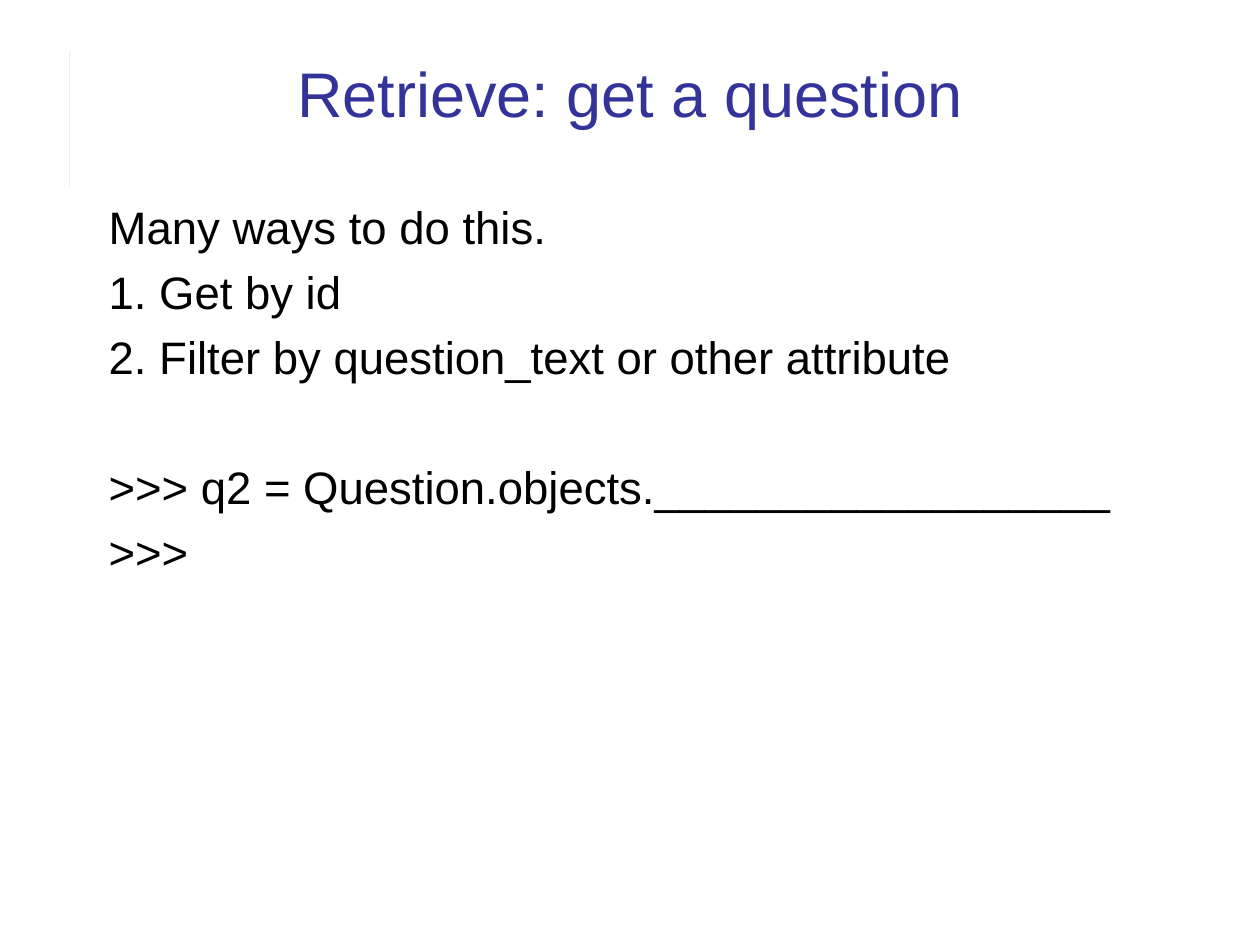
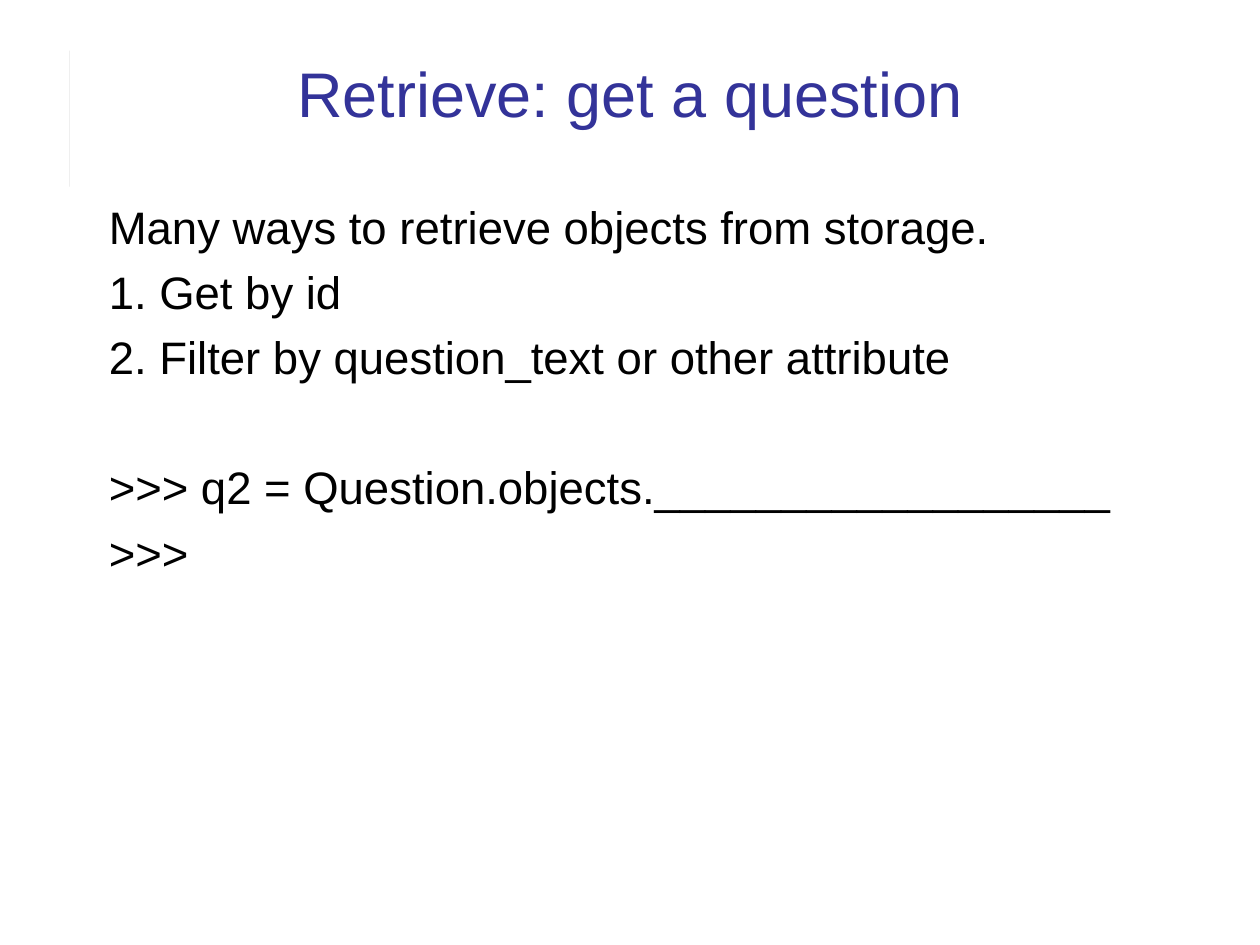
Before and after one commit to cpske/ISP, a slide deck: slide 33 of django/Django-review-1.pptx. Drawn at 1260x945 pixels with LibreOffice and Linux fonts; fonts in the diff are those of the drawing. Boxes give left, top, right and bottom in pixels: in the first picture for what was removed or moved away, otherwise in the second. Text is boxed around its words. In the diff, an @@ line names an element or a change of style, - is before the commit and + after.

```diff
--- a/django/Django-review-1.pptx
+++ b/django/Django-review-1.pptx
@@ text at box(109, 211, 988, 254): text changed @@
-Many ways to do this.
+Many ways to retrieve objects from storage.
```
Also in this commit, not shown: 14 other slides changed, 1 slide added, 1 slide removed, 1 other file.
